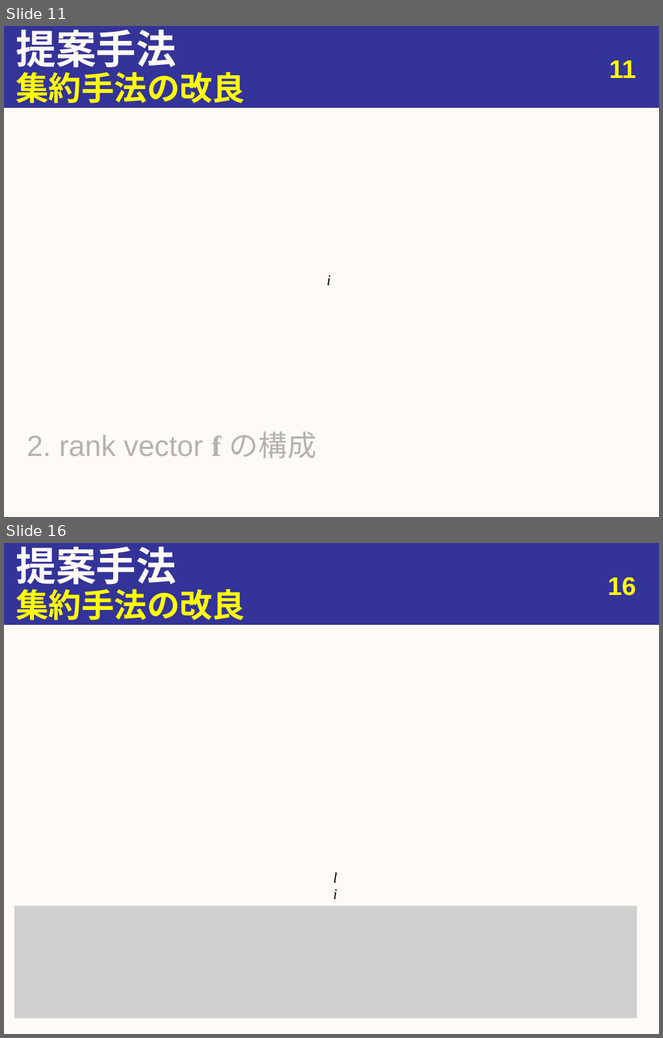
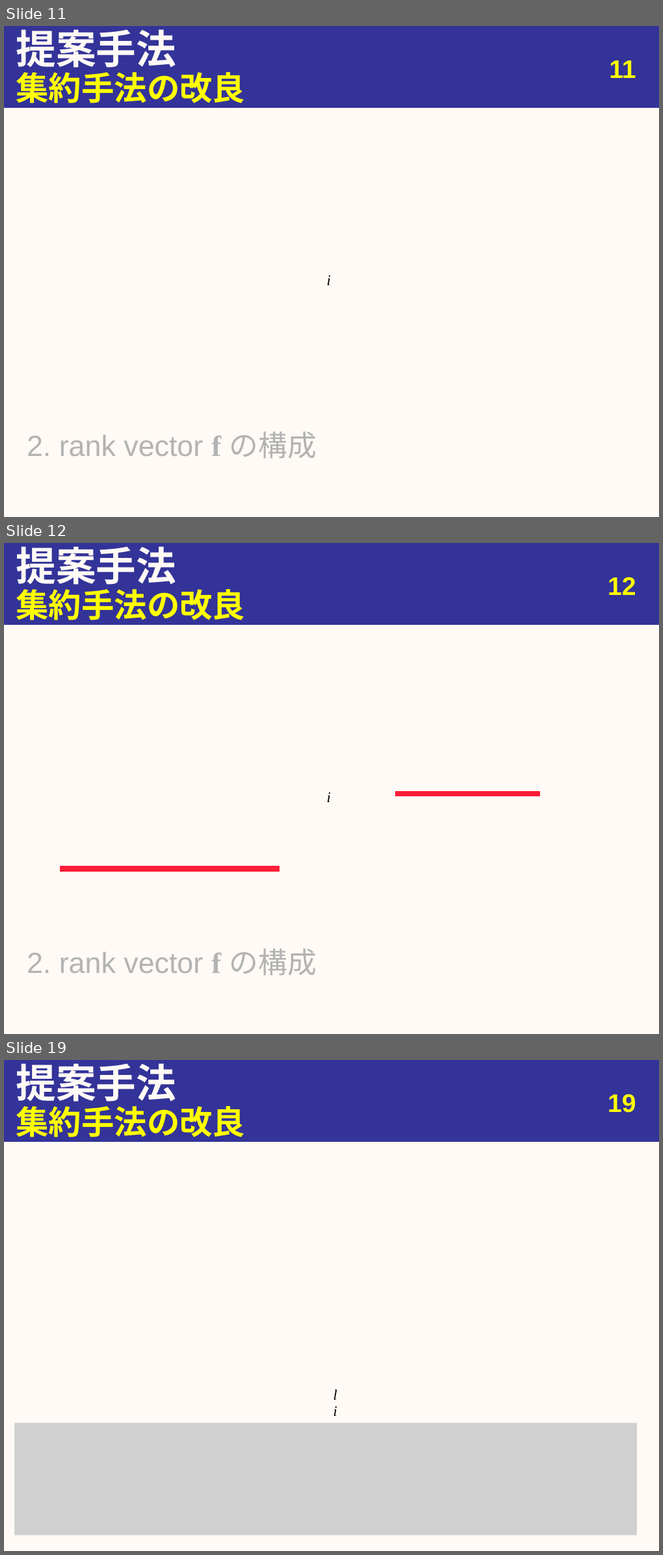
Before and after one commit to youle921/Slide-maintain, a slide deck: slide_1106/20191106_urita_eng.pptx. Shown one above the other, each under a label of ours: slides 11 and 16 before the commit, slides 11, 12 and 19 after it; the slides between them are not shown. The pictures are 663x1038 and 663x1555 pixels, drawn with LibreOffice and Linux fonts; fonts in the diff are those of the drawing; grey boxes stand for pictures. Boxes give left, top, right and bottom in pixels: in the first picture for what was removed or moved away, otherwise in the second. Text is boxed around its words. In the diff, an @@ line names an element or a change of style, - is before the commit and + after.

```diff
--- a/slide_1106/20191106_urita_eng.pptx
+++ b/slide_1106/20191106_urita_eng.pptx
@@ slide 12 added at [4, 543, 659, 1034], background #FFFAF5; not listed: 1 template element that a slide beside it also shows @@
@@ title added at [16, 546, 176, 591], 44 pt, text #FFFAF5, bold @@
+提案手法
@@ page number added at [608, 577, 636, 595], 28 pt, text #FFFF00, bold @@
+12
@@ text added at [16, 584, 245, 626], 36 pt, text #FFFF00, bold @@
+集約手法の改良
@@ text added at [327, 793, 331, 802], 28 pt, text #000000, italic @@
+i
@@ line added from (395, 794) to (540, 794), #FF1D38 6 pt @@
@@ line added from (61, 869) to (279, 869), #FF1D38 6 pt @@
@@ text added at [27, 949, 317, 976], 32 pt, text #B3B3B3 @@
+2. rank vector f の構成
@@ what was slide 16 is now slide 19 @@
@@ page number at [608, 1094, 636, 1113]: text changed @@
-16
+19
```
Also in this commit, not shown: 10 slides changed, 3 other slides added, 1 slide removed.
